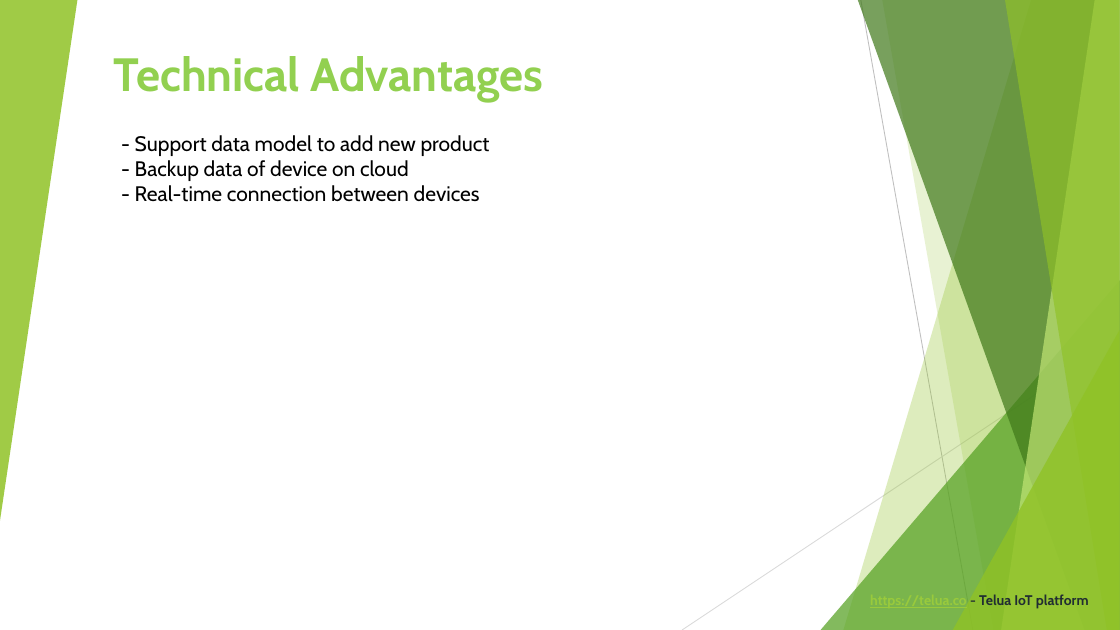
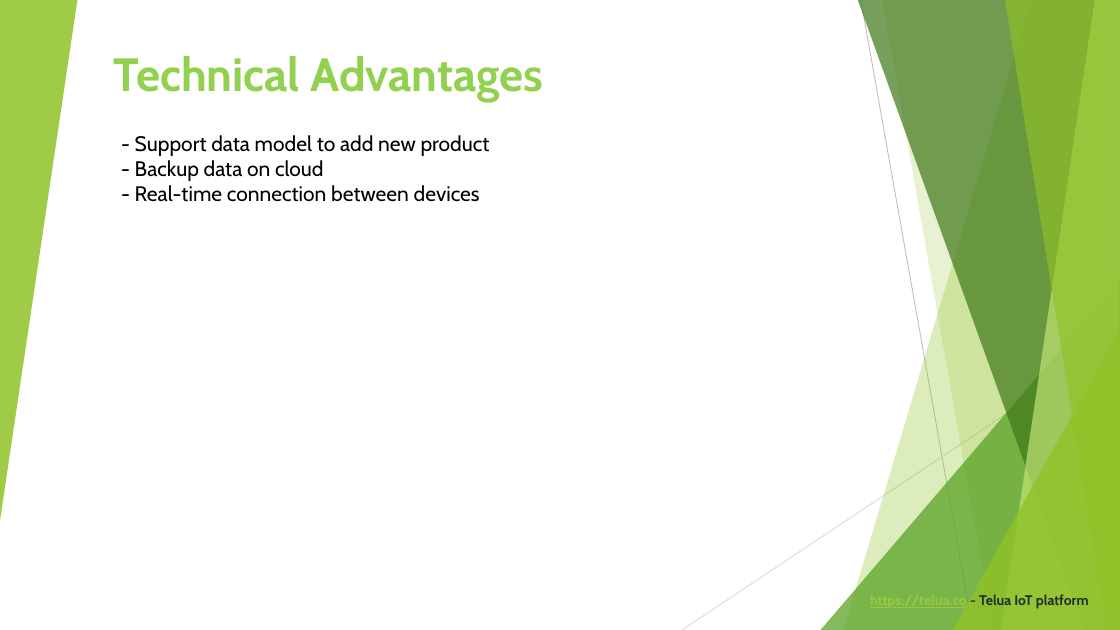
Before and after one commit to letrthong/telua_esp32_sensor, a slide deck: slide 5 of esp32_hardware/Telua_Pitch_Deck.pptx. Drawn at 1120x630 pixels with LibreOffice and Linux fonts; fonts in the diff are those of the drawing. Boxes give left, top, right and bottom in pixels: in the first picture for what was removed or moved away, otherwise in the second. Text is boxed around its words. In the diff, an @@ line names an element or a change of style, - is before the commit and + after.

```diff
--- a/esp32_hardware/Telua_Pitch_Deck.pptx
+++ b/esp32_hardware/Telua_Pitch_Deck.pptx
@@ text at [135, 160, 324, 181]: text changed @@
-- Backup data of device on cloud
+- Backup data on cloud
```
Also in this commit, not shown: 1 other slide changed, 1 other file.
